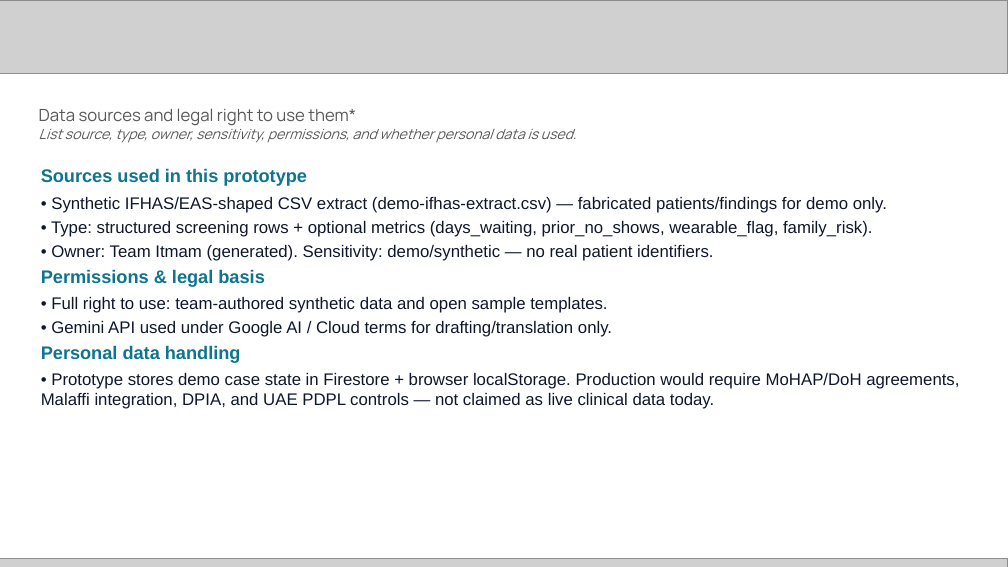
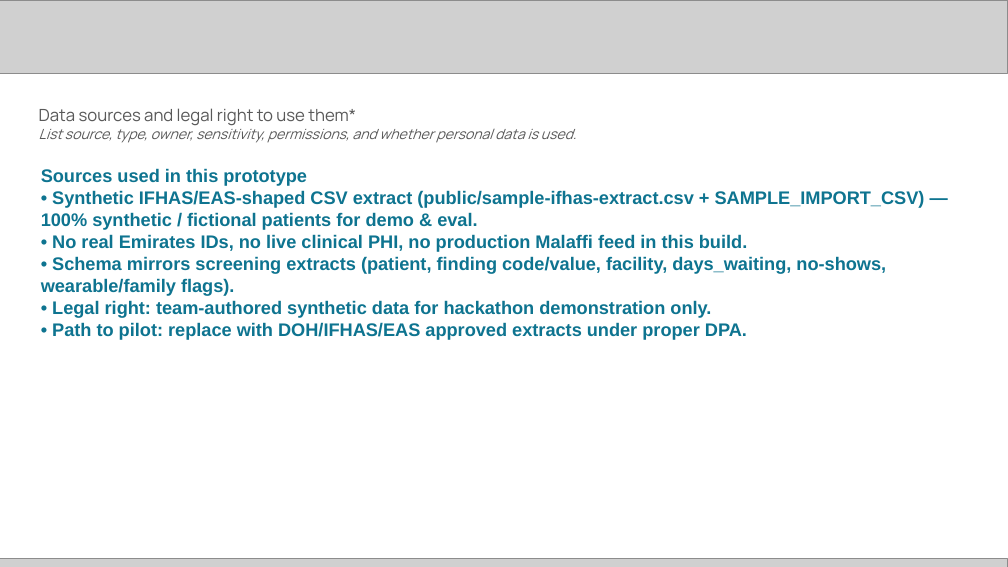
Before and after one commit to 11716807/itmam, a slide deck: slide 8 of docs/Itmam_Future_Health_Digital_Innovation_Challenge_Submission.pptx. Drawn at 1008x567 pixels with LibreOffice and Linux fonts; fonts in the diff are those of the drawing; grey boxes stand for pictures. Boxes give left, top, right and bottom in pixels: in the first picture for what was removed or moved away, otherwise in the second. Text is boxed around its words. In the diff, an @@ line names an element or a change of style, - is before the commit and + after.

```diff
--- a/docs/Itmam_Future_Health_Digital_Innovation_Challenge_Submission.pptx
+++ b/docs/Itmam_Future_Health_Digital_Innovation_Challenge_Submission.pptx
@@ text at [41, 168, 925, 340]: text changed; size 12 to 13 pt; text colour #0F172A to #0E7490; bold on @@
-Sources used in this prototype
-• Synthetic IFHAS/EAS-shaped CSV extract (demo-ifhas-extract.csv) — fabricated patients/findings for demo only.
-• Type: structured screening rows + optional metrics (days_waiting, prior_no_shows, wearable_flag, family_risk).
-• Owner: Team Itmam (generated). Sensitivity: demo/synthetic — no real patient identifiers.
-Permissions & legal basis
-• Full right to use: team-authored synthetic data and open sample templates.
-• Gemini API used under Google AI / Cloud terms for drafting/translation only.
-Personal data handling
-• Prototype stores demo case state in Firestore + browser localStorage. Production would require MoHAP/DoH agreements, Malaffi integration, DPIA, and UAE PDPL controls — not claimed as live clinical data today.
+Sources used in this prototype
+• Synthetic IFHAS/EAS-shaped CSV extract (public/sample-ifhas-extract.csv + SAMPLE_IMPORT_CSV) — 100% synthetic / fictional patients for demo & eval.
+• No real Emirates IDs, no live clinical PHI, no production Malaffi feed in this build.
+• Schema mirrors screening extracts (patient, finding code/value, facility, days_waiting, no-shows, wearable/family flags).
+• Legal right: team-authored synthetic data for hackathon demonstration only.
+• Path to pilot: replace with DOH/IFHAS/EAS approved extracts under proper DPA.
```
Also in this commit, not shown: 9 other slides changed, 9 other files.
